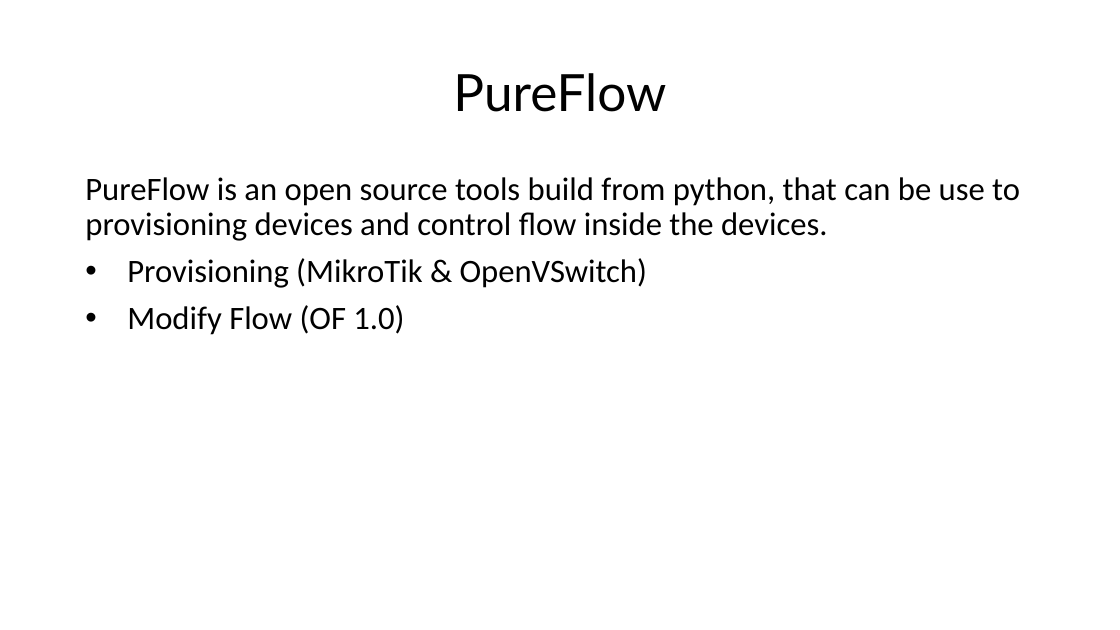
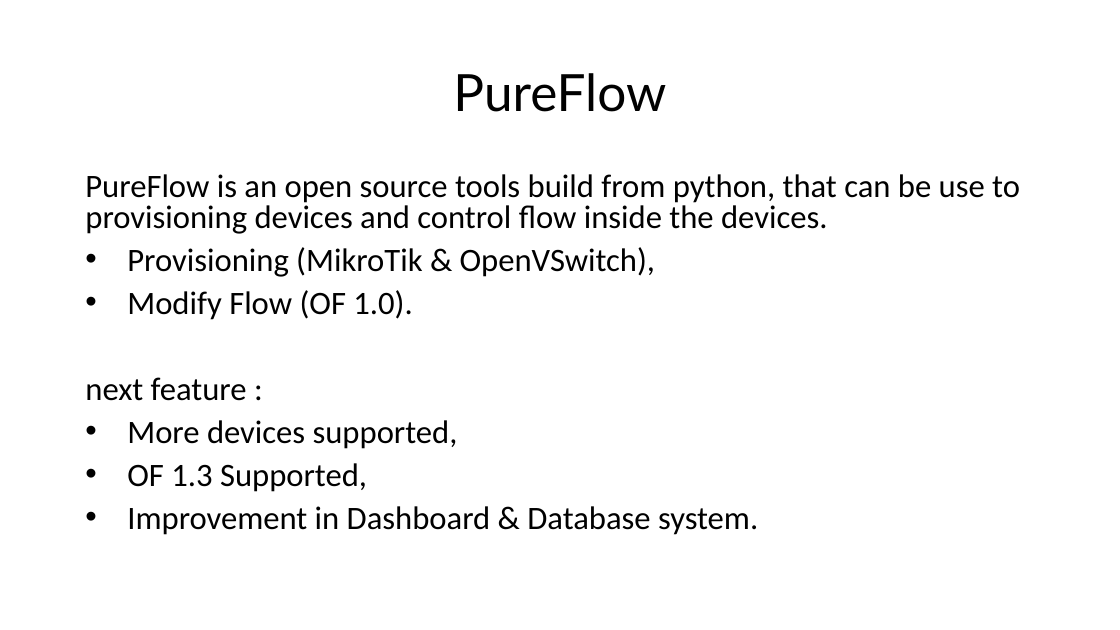
Before and after one commit to zufardhiyaulhaq/PureFlow, a slide deck: slide 3 of docs/PureFlow.pptx. Drawn at 1120x630 pixels with LibreOffice and Linux fonts; fonts in the diff are those of the drawing. Boxes give left, top, right and bottom in pixels: in the first picture for what was removed or moved away, otherwise in the second. Text is boxed around its words. In the diff, an @@ line names an element or a change of style, - is before the commit and + after.

Commit message:
modify slide

```diff
--- a/docs/PureFlow.pptx
+++ b/docs/PureFlow.pptx
@@ text at bbox=[85, 174, 1020, 234]: line spacing 0.9 to 0.8 @@
@@ text at bbox=[85, 247, 758, 535]: text changed @@
-• Provisioning (MikroTik & OpenVSwitch)
-• Modify Flow (OF 1.0)
+• Provisioning (MikroTik & OpenVSwitch),
+• Modify Flow (OF 1.0).
+next feature :
+• More devices supported,
+• OF 1.3 Supported,
+• Improvement in Dashboard & Database system.
```
Also in this commit, not shown: 2 other slides changed, 1 other file.
